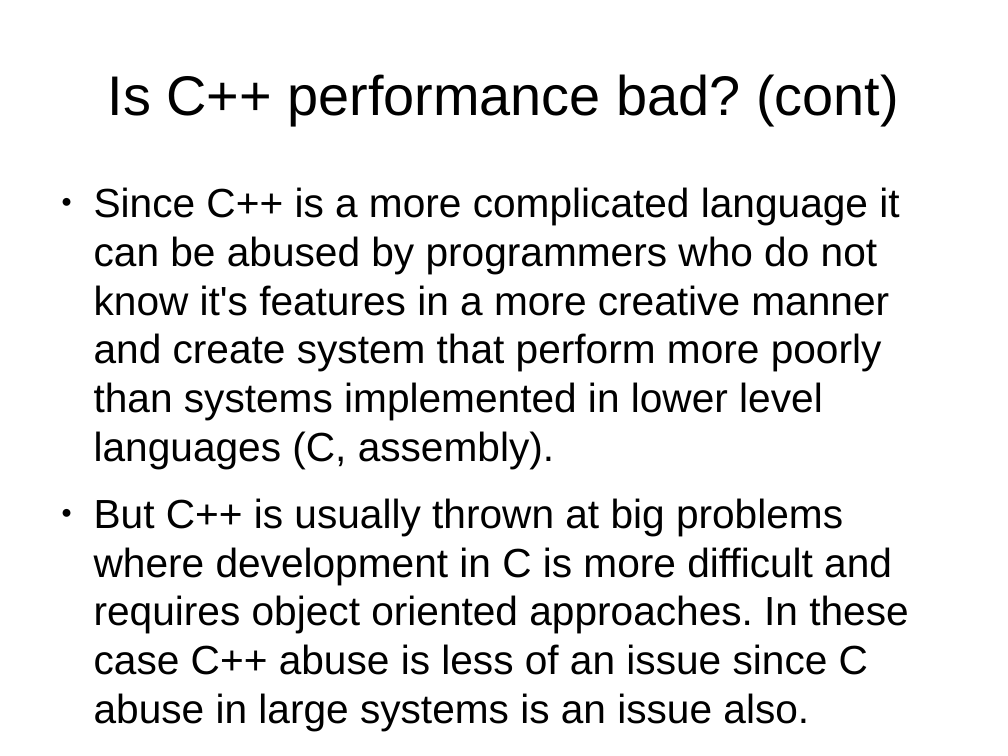
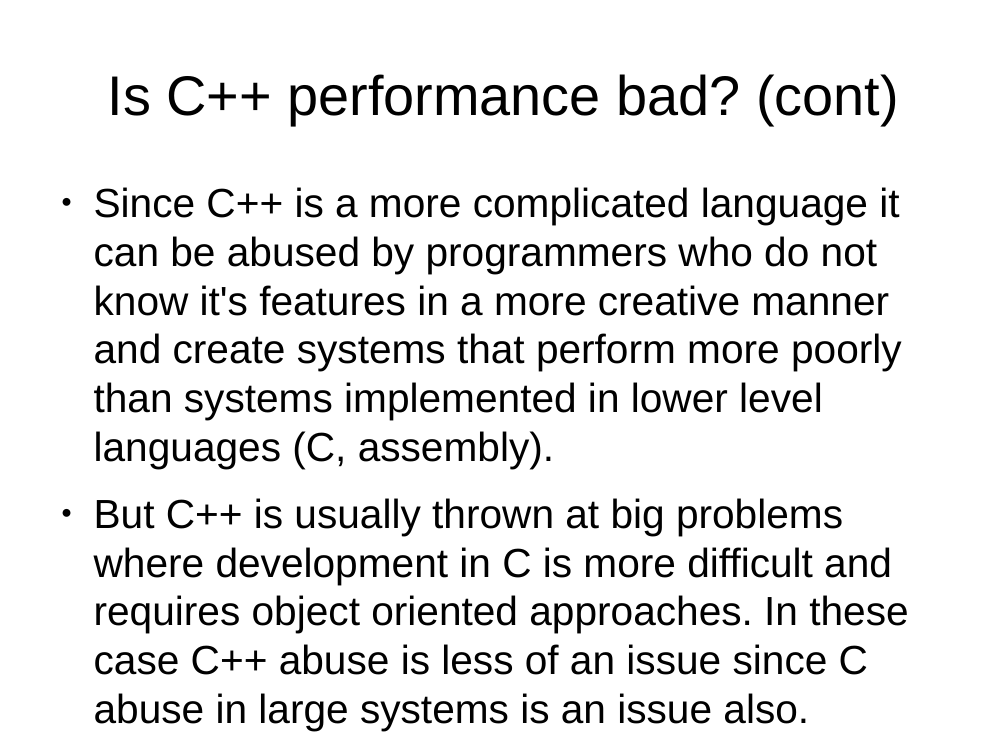
Before and after one commit to veltzer/demos-linux, a slide deck: slide 31 of multi_core/effective_cplusplus.odp. Drawn at 1008x756 pixels with LibreOffice and Linux fonts; fonts in the diff are those of the drawing. Boxes give left, top, right and bottom in pixels: in the first picture for what was removed or moved away, otherwise in the second. Text is boxed around its words. In the diff, an @@ line names an element or a change of style, - is before the commit and + after.

```diff
--- a/multi_core/effective_cplusplus.odp
+++ b/multi_core/effective_cplusplus.odp
@@ text at (94, 187, 902, 469): text changed @@
-● Since C++ is a more complicated language it can be abused by programmers who do not know it's features in a more creative manner and create system that perform more poorly than systems implemented in lower level languages (C, assembly).
+● Since C++ is a more complicated language it can be abused by programmers who do not know it's features in a more creative manner and create systems that perform more poorly than systems implemented in lower level languages (C, assembly).
```
Also in this commit, not shown: 11 other slides changed, 6 slides added, 1 other file.
